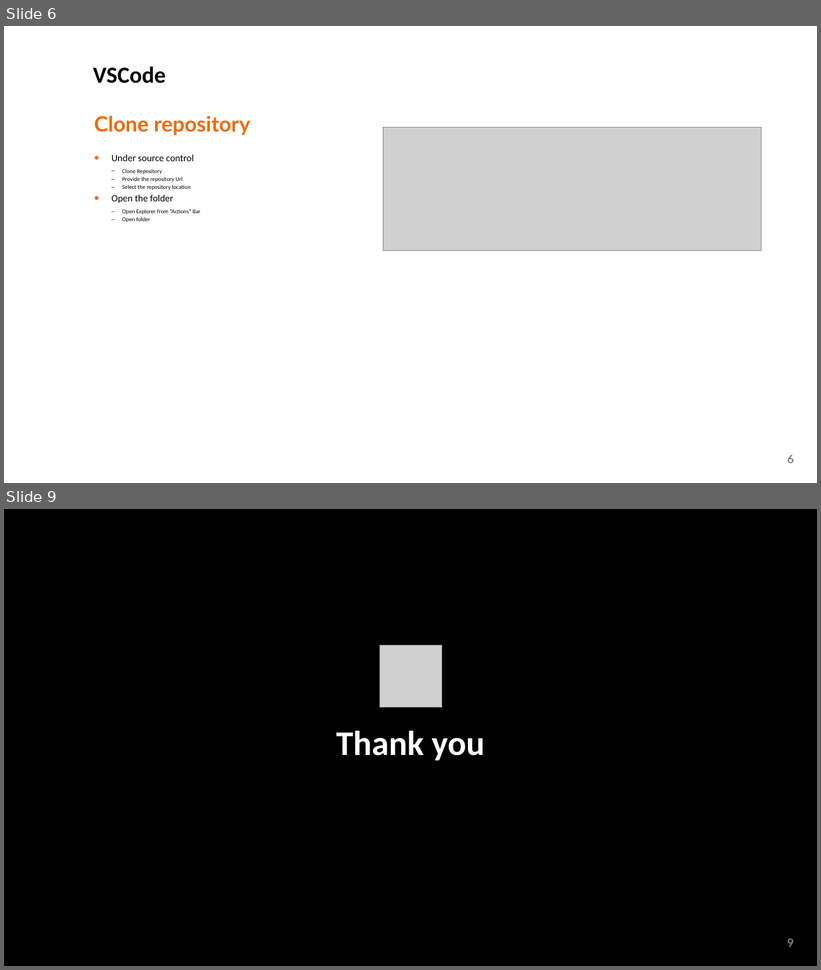
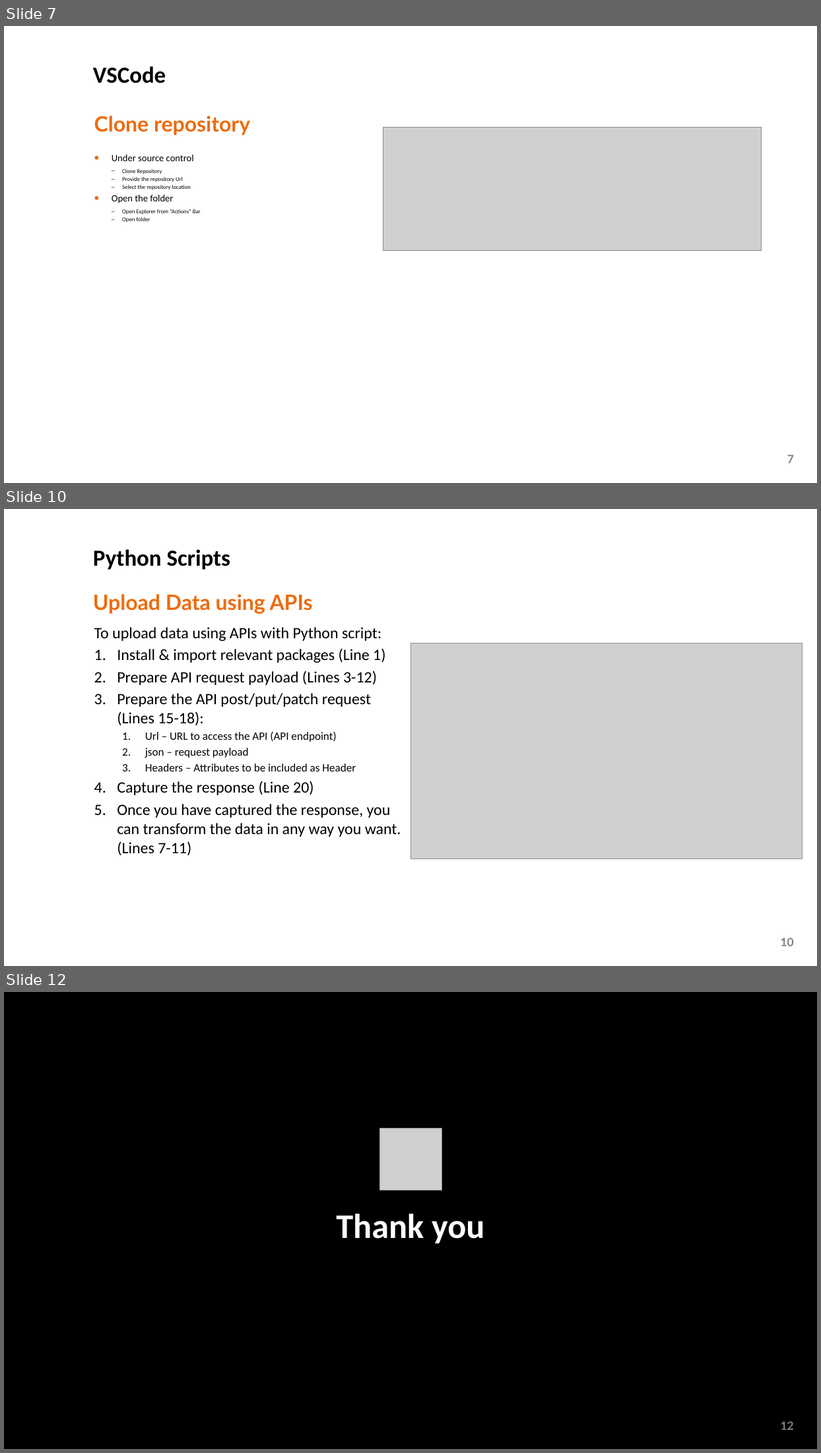
Before and after one commit to assetfuture/Public-API-samples, a slide deck: Getting Started/1. GettingStarted.pptx. Shown one above the other, each under a label of ours: slides 6 and 9 before the commit, slides 7, 10 and 12 after it; the slides between them are not shown. The pictures are 821x970 and 821x1453 pixels, drawn with LibreOffice and Linux fonts; fonts in the diff are those of the drawing; grey boxes stand for pictures; background and template pictures are left out. Boxes give left, top, right and bottom in pixels: in the first picture for what was removed or moved away, otherwise in the second. Text is boxed around its words. In the diff, an @@ line names an element or a change of style, - is before the commit and + after.

```diff
--- a/Getting Started/1. GettingStarted.pptx
+++ b/Getting Started/1. GettingStarted.pptx
@@ slide 10 added at (4, 509, 817, 966), background picture (left out); not listed: 1 template element that a slide beside it also shows @@
@@ title added at (93, 549, 231, 570), 40.8 pt, text #000000, bold @@
+Python Scripts
@@ text added at (93, 594, 313, 614), 37.4 pt, text #ED6B0E, bold @@
+Upload Data using APIs
@@ text added at (94, 627, 401, 855), 28 pt, text #000000 @@
+To upload data using APIs with Python script:
+1. Install & import relevant packages (Line 1)
+2. Prepare API request payload (Lines 3-12)
+3. Prepare the API post/put/patch request (Lines 15-18):
+  1. Url – URL to access the API (API endpoint)
+  2. json – request payload
+  3. Headers – Attributes to be included as Header
+4. Capture the response (Line 20)
+5. Once you have captured the response, you can transform the data in any way you want. (Lines 7-11)
@@ picture added at (411, 643, 802, 859) @@
@@ what was slide 6 is now slide 7 @@
@@ page number at (787, 455, 794, 464): text changed @@
-6
+7
@@ what was slide 9 is now slide 12 @@
@@ page number at (781, 1422, 794, 1430): text changed @@
-9
+12
```
Also in this commit, not shown: 3 slides changed, 2 other slides added.
